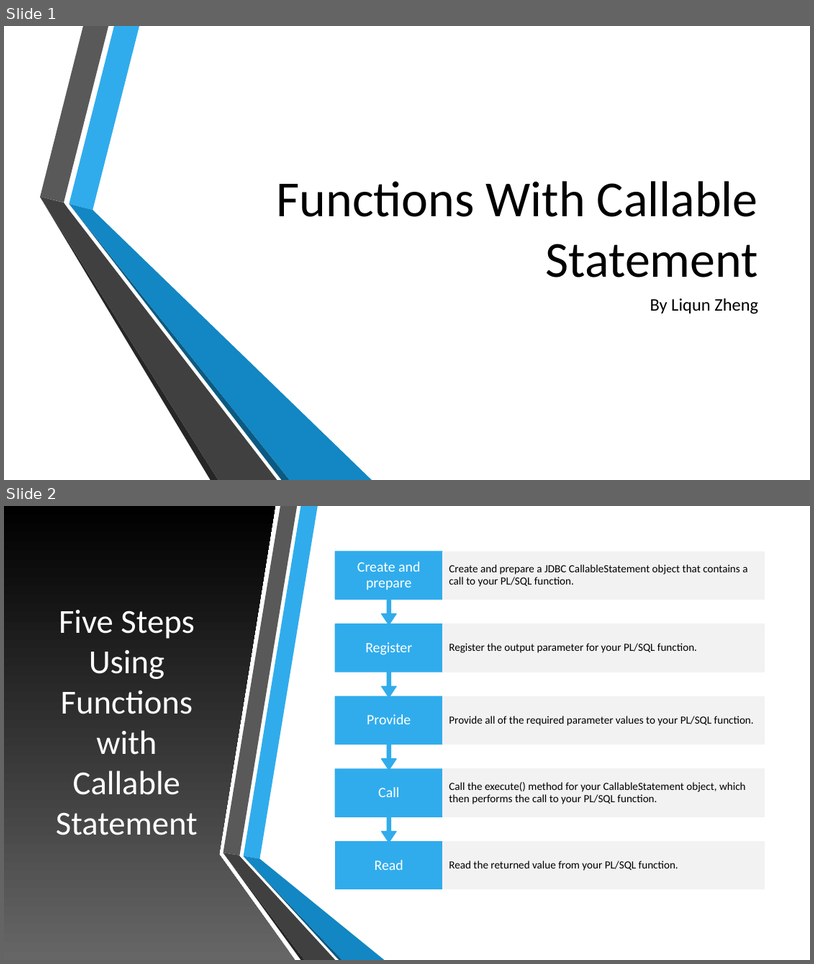
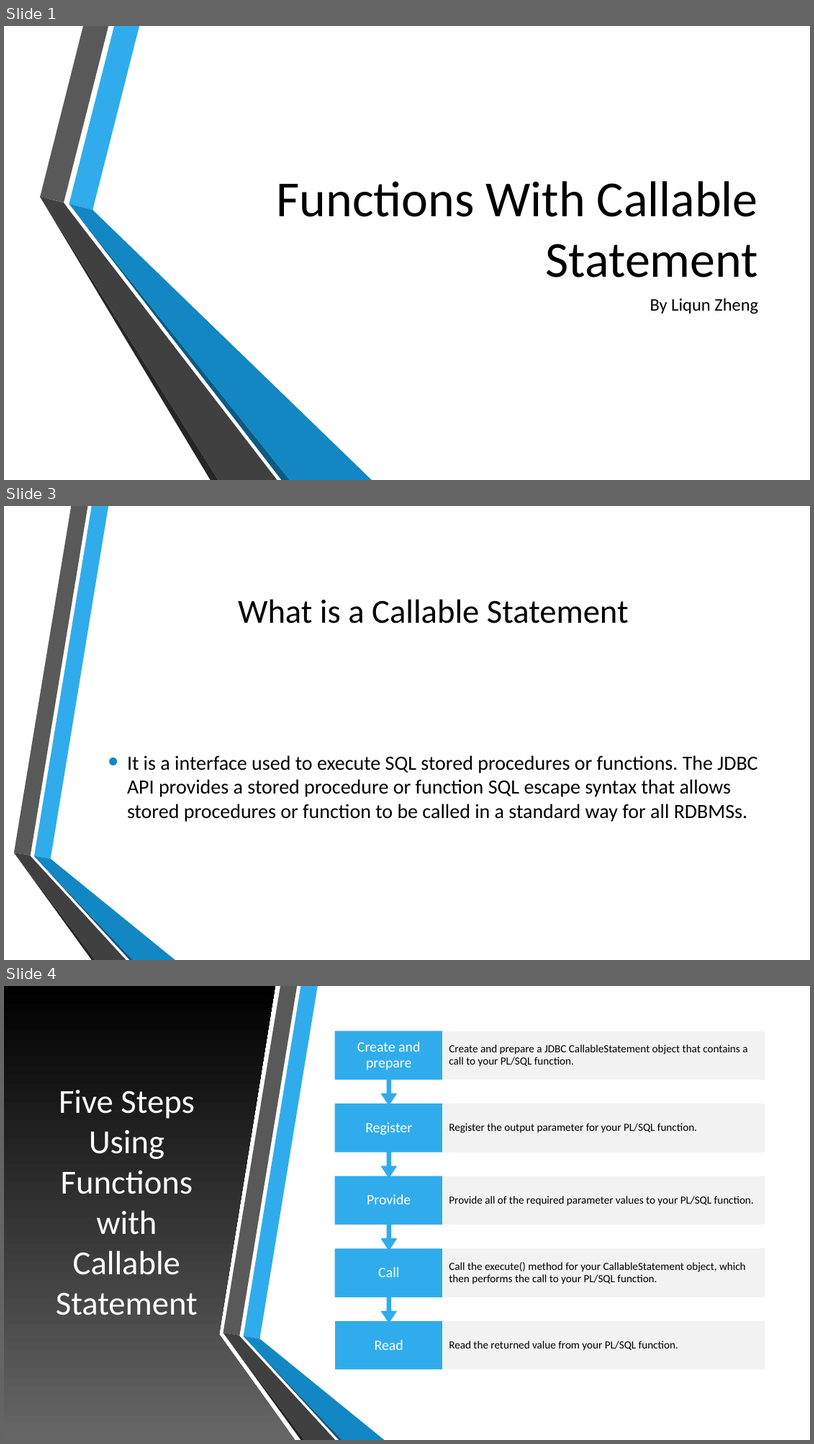
Before and after one commit to Revature1705May15Java/workspace, a slide deck: Liqun_Zheng_Code/week4/Functions With Callable Statement.pptx. Shown one above the other, each under a label of ours: slides 1 and 2 before the commit, slides 1, 3 and 4 after it; the slides between them are not shown. The pictures are 814x964 and 814x1444 pixels, drawn with LibreOffice and Linux fonts; fonts in the diff are those of the drawing; background and template pictures are left out. Boxes give left, top, right and bottom in pixels: in the first picture for what was removed or moved away, otherwise in the second. Text is boxed around its words. In the diff, an @@ line names an element or a change of style, - is before the commit and + after.

```diff
--- a/Liqun_Zheng_Code/week4/Functions With Callable Statement.pptx
+++ b/Liqun_Zheng_Code/week4/Functions With Callable Statement.pptx
@@ slide 3 added at (x1=4, y1=506, x2=810, y2=960), background picture (left out); not listed: 6 template elements that a slide beside it also shows @@
@@ title added at (x1=238, y1=599, x2=629, y2=623), 40 pt, text #000000 @@
+What is a Callable Statement
@@ text added at (x1=127, y1=755, x2=758, y2=821), 24 pt, text #000000 @@
+• It is a interface used to execute SQL stored procedures or functions. The JDBC API provides a stored procedure or function SQL escape syntax that allows stored procedures or function to be called in a standard way for all RDBMSs.
@@ what was slide 2 is now slide 4 @@
```
Also in this commit, not shown: 1 slide changed, 1 other slide added, 55 other files.
